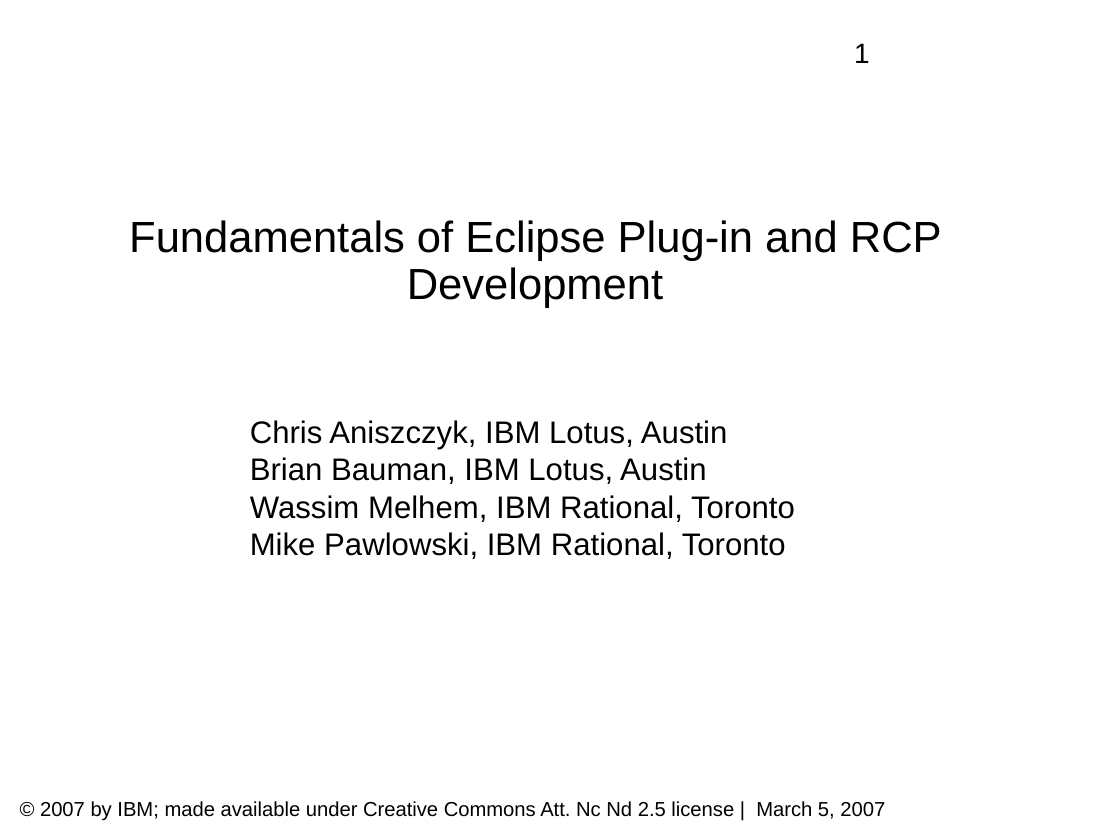
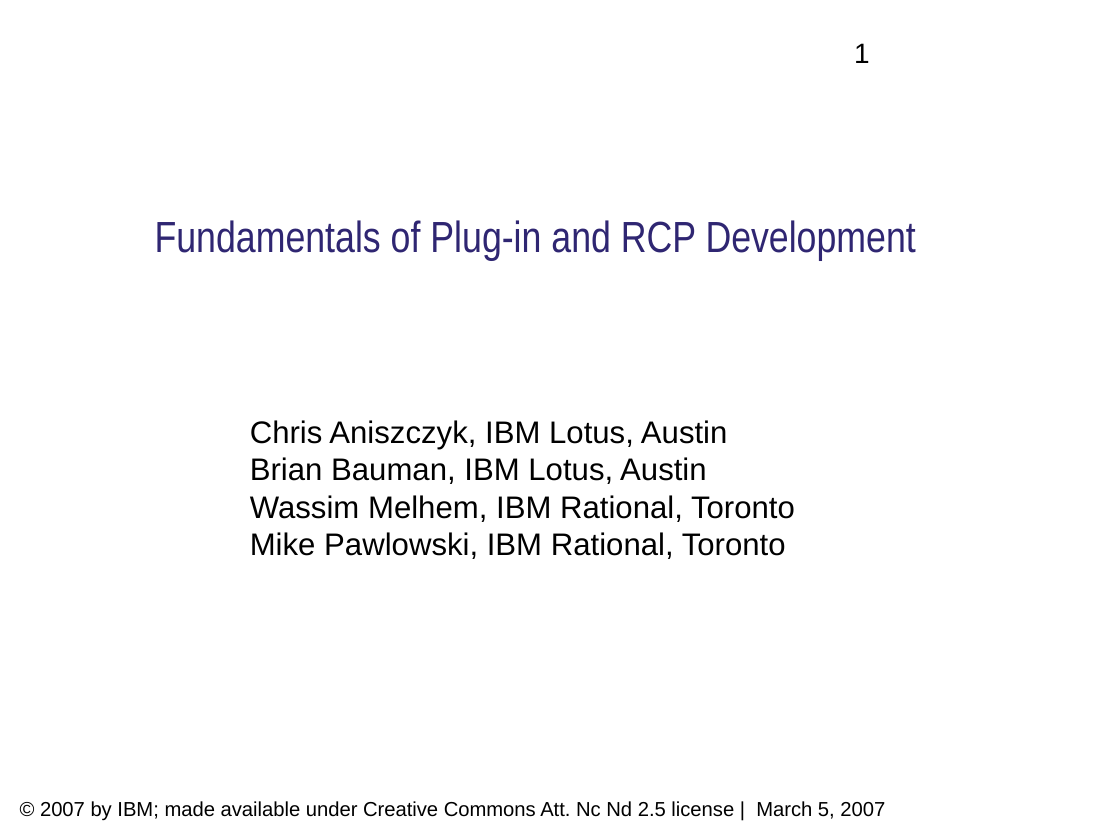
Before and after one commit to lukangping/eclipse.pde.incubator, a slide deck: slide 1 of presentations/eclipse-con/2007/slides/Fundamentals_of_Plugin_and_RCP_Development.ppt. Drawn at 1120x840 pixels with LibreOffice and Linux fonts; fonts in the diff are those of the drawing; background and template pictures are left out. Boxes give left, top, right and bottom in pixels: in the first picture for what was removed or moved away, otherwise in the second. Text is boxed around its words. In the diff, an @@ line names an element or a change of style, - is before the commit and + after.

```diff
--- a/presentations/eclipse-con/2007/slides/Fundamentals_of_Plugin_and_RCP_Development.ppt
+++ b/presentations/eclipse-con/2007/slides/Fundamentals_of_Plugin_and_RCP_Development.ppt
@@ title at bbox=[155, 220, 916, 260]: text changed; font Arial to Arial Narrow; text colour #000000 to #2F2672 @@
-Fundamentals of Eclipse Plug-in and RCP Development
+Fundamentals of Plug-in and RCP Development
```
Also in this commit, not shown: 6 other slides changed, 11 slides added.
